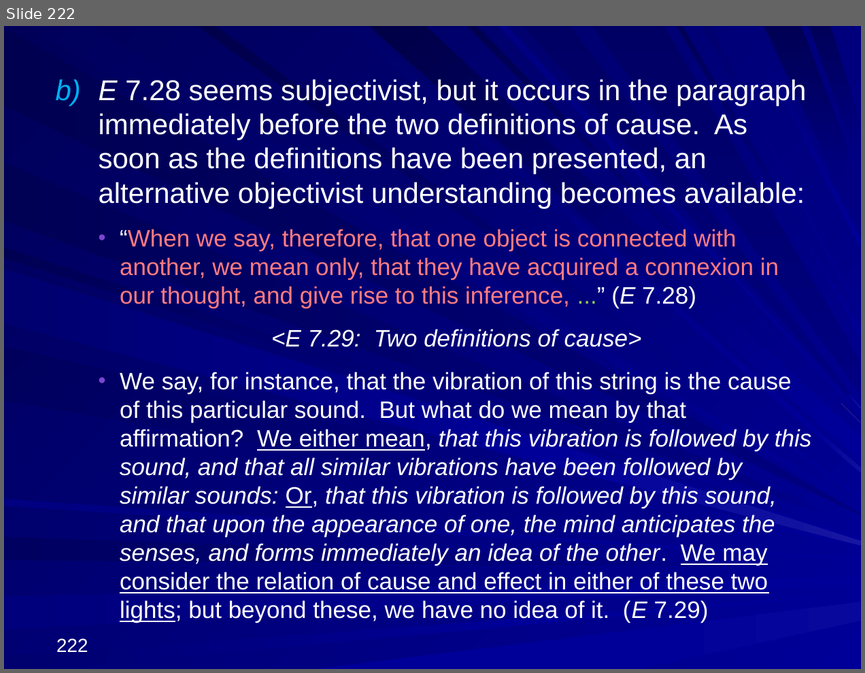
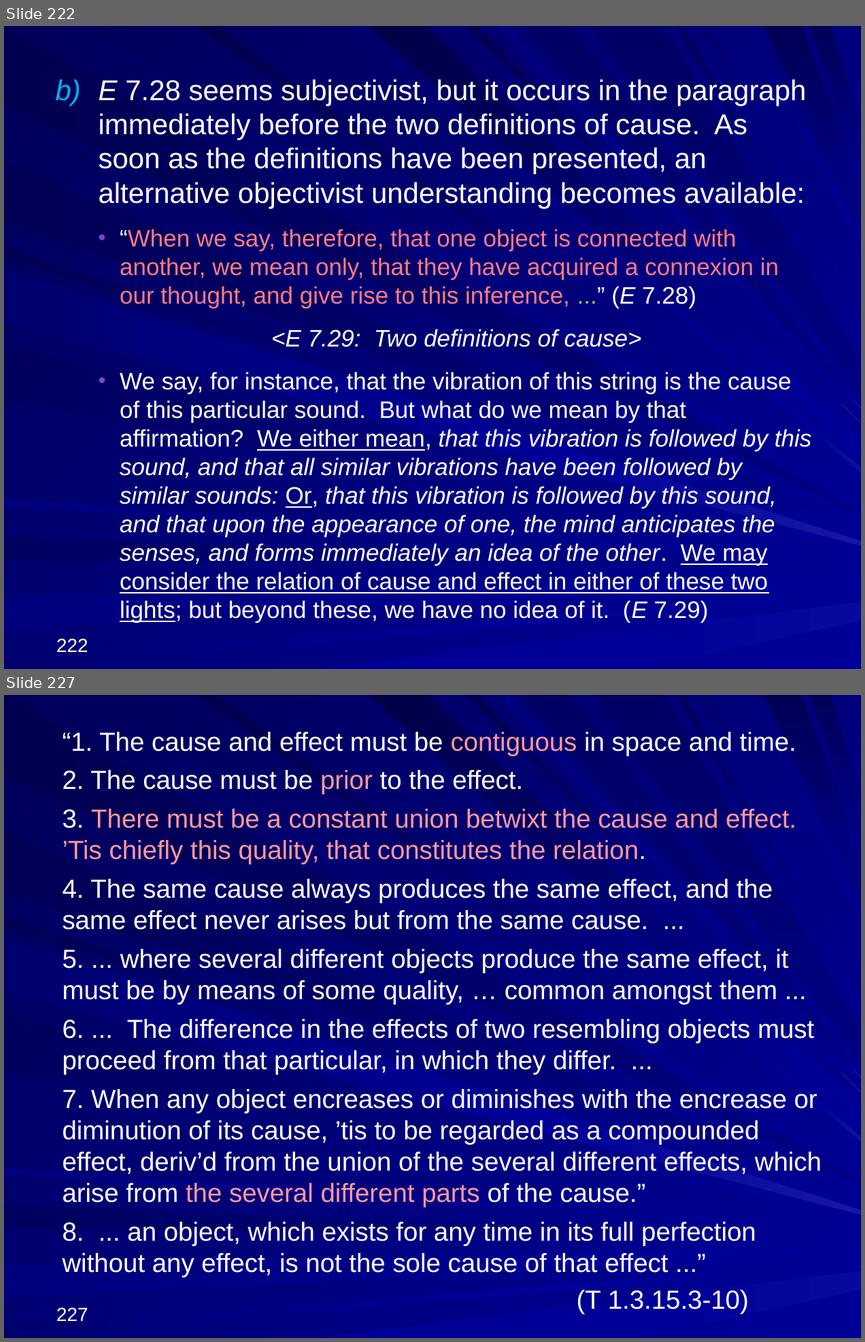
Before and after one commit to englishphilosophy/hume-texts-online, a slide deck: teaching/lectures/2025_Hume_MT_current.pptx. Shown one above the other, each under a label of ours: slide 222 before the commit, slides 222 and 227 after it; the slides between them are not shown. The pictures are 865x673 and 865x1342 pixels, drawn with LibreOffice and Linux fonts; fonts in the diff are those of the drawing. Boxes give left, top, right and bottom in pixels: in the first picture for what was removed or moved away, otherwise in the second. Text is boxed around its words. In the diff, an @@ line names an element or a change of style, - is before the commit and + after.

```diff
--- a/teaching/lectures/2025_Hume_MT_current.pptx
+++ b/teaching/lectures/2025_Hume_MT_current.pptx
@@ slide 227 added at [4,695,861,1338], background gradient #000078 to #000099; not listed: 37 template elements that a slide beside it also shows @@
@@ text added at [62,732,821,1314], 22 pt, text #FFFFFF @@
+“1. The cause and effect must be contiguous in space and time.
+2. The cause must be prior to the effect.
+3. There must be a constant union betwixt the cause and effect. ’Tis chiefly this quality, that constitutes the relation.
+4. The same cause always produces the same effect, and the same effect never arises but from the same cause. ...
+5. ... where several different objects produce the same effect, it must be by means of some quality, … common amongst them ...
+6. ... The difference in the effects of two resembling objects must proceed from that particular, in which they differ. ...
+7. When any object encreases or diminishes with the encrease or diminution of its cause, ’tis to be regarded as a compounded effect, deriv’d from the union of the several different effects, which arise from the several different parts of the cause.”
+8. ... an object, which exists for any time in its full perfection without any effect, is not the sole cause of that effect ...”
+(T 1.3.15.3-10)
@@ page number added at [56,1307,88,1321], 16 pt, text #FFFFFF @@
+227
```
Also in this commit, not shown: 53 other slides added, 2 other files.
